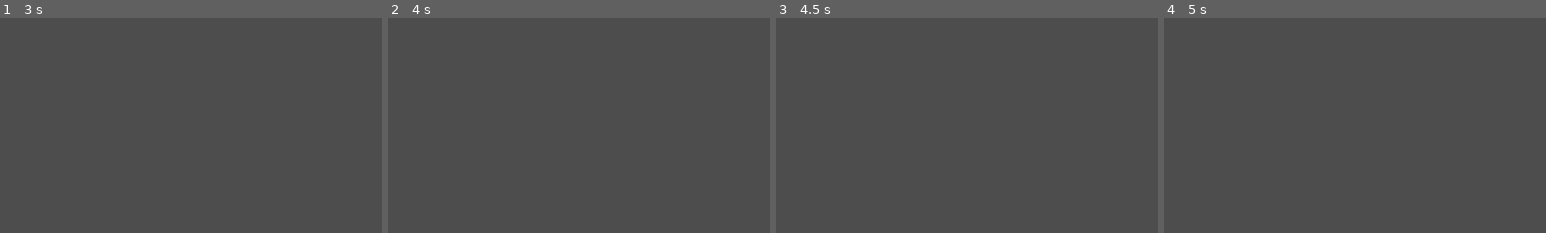
Above: before the commit, frames 1-4 (left to right).
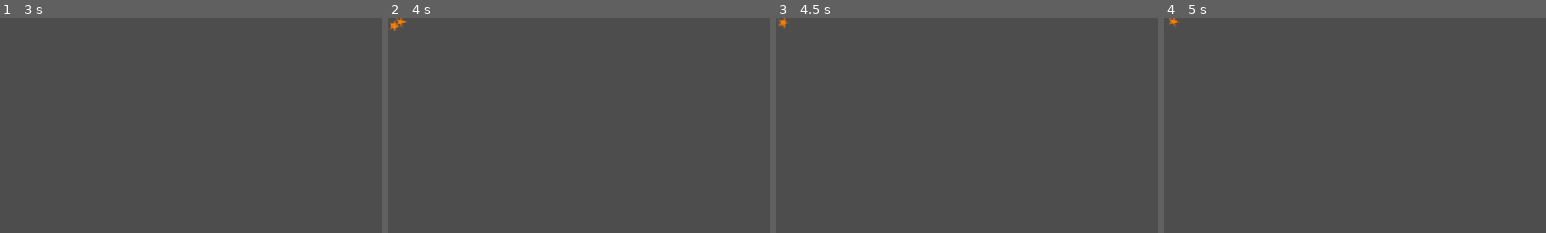
Above: after the commit, the same moments.

Repository: richiii999/ddd
Game: Godot game, scene res://Entity/Components/Effects/Burn.tscn
The game is run twice, just before and just after one commit, with the same random seed, the same clock (stepped at 60 frames per second) and the same inputs. This scene is started directly instead of the project's main scene.
Inputs (mouse positions are % of the whole screen's width and height, from its top left):
- Up to frame 1 (3 s): tap Enter at 0.5, 2 s; move the mouse to (72, 45) at 0.52 s; press the mouse at (72, 45) at 0.53 s; hold Right (right) 0.53-1.28 s; tap Space (space) at 0.8, 1.25, 1.35 s; move the mouse to (30, 55) at 1.27 s; release the mouse at (30, 55) at 1.28 s; hold Down (down) 1.28-2.03 s; click (30, 55) at 1.55 s; move the mouse to (60, 28) at 2.02 s; hold Right (right) 2.03-2.78 s; hold Space (space) 2.03-2.78 s; tap H (HPot) at 2.1 s; move the mouse to (45, 70) at 2.77 s; hold Up (up) from 2.78 s (still down); tap E (Interact) at 2.85 s
- Up to frame 2 (4 s): click (45, 70) at 3.05 s; tap Enter at 3.5 s; move the mouse to (80, 65) at 3.52 s; release Up (up) at 3.53 s; press the mouse at (80, 65) at 3.53 s; hold Left (left) from 3.53 s (still down); tap Space (space) at 3.8 s
- Up to frame 3 (4.5 s): keep holding Left (left); tap Space (space) at 4.25 s; move the mouse to (20, 35) at 4.27 s; release the mouse at (20, 35) at 4.28 s; tap Q (Loot) at 4.35 s
- Up to frame 4 (5 s): keep holding Left (left); click (20, 35) at 4.55 s
The pictures show only the part of the screen within x 0-50%, y 0-50%; the shares and areas given below are measured in that part.

Frame 1 is identical in both runs. In frame 2, 0.1% of the frame differs, in the area x 0-5%, y 0-7%; in frame 3, less than 0.1%; in frame 4, less than 0.1%.
Error before the commit: Cannot call method 'find_child' on a null value. (res://Entity/Components/effectBASE.gd:22)
Error after the commit: Cannot call method 'find_child' on a null value. (res://Entity/Components/effectBASE.gd:24)

Commit message:
fixed buffs/effects from duplicating

Diff:
--- a/Entity/Components/Effects/Burn.tscn
+++ b/Entity/Components/Effects/Burn.tscn
@@ -25,4 +25,3 @@
 
 [node name="Timer" type="Timer" parent="." unique_id=1739488805]
 wait_time = 3.0
-autostart = true
--- a/Entity/Components/effectBASE.gd
+++ b/Entity/Components/effectBASE.gd
@@ -11,13 +11,15 @@
 @export var strength : int = 1          # Effects of a higher strength override lower strengths (& adds time)
 @export var length   : float = 4.00     # How long does the effect last?
 @export var element  : String = ""      # Element
-@export var field    : bool = false     # Is this a field effect? (Timer starts when leave field)
+@export var field    : Node = null     # Reference to the field node
 
 func _ready(): ## Setup the timer, send a status text, particles (if any), and apply any initial effect
 	$Timer.timeout.connect(Destruct.bind(false,true)) # timeout -> Destruct(false, true). This works for field effects too
 
 	## NOTE: Currently unimplemented
-	#if (field): $Timer.stop() # effect timer is autostart, field timers however start on destructor call
+	if (field):
+		$Timer.stop() # effect timer is autostart, field timers however start on destructor call
+		print(efname + " field effect added, timer stopped. Timer time_left: " + str($Timer.time_left))
 
 	if(entity.find_child("Status")): entity.find_child("Status").addStatusText(efname, color)
 
@@ -29,14 +31,16 @@
 
 	InitialEffect()
 
-func Destruct(skipEndEffect : bool = false, Timeout : bool = false) -> void: ## NOT "_exit_tree()" because this has a param & reparents itself before freeing
+func Destruct(skipEndEffect : bool = false, Timeout : bool = false) -> void: ## NOT "_exit_tree()" because this has a param & reparents itself before freeing\
+	print(efname + " Destruct called | field: " + str(field) + " | Timeout: " + str(Timeout) + " | time_left: " + str($Timer.time_left))
 	if !is_inside_tree(): queue_free(); return # free effect if it isnt even in the tree (e.g. effects stored in fields) # BUG: stored effects are being added to tree
 
 	## NOTE: Currently unimplemented
-	#if (field && length && !Timeout): $Timer.start(length); return # removing field effects first starts timer, only on timeout -> free
-
+	if(is_instance_valid(field) && !Timeout): # removing field effects first starts timer, only on timeout -> free
+		$Timer.start(length)
+		field = null
+		return
 	if !skipEndEffect: EndEffect()
-
 	Tools.ParticlePassOff(self) # Safely reparent particles to let them expire
 
 ## OVERRIDE FUNCS: Inherited effects will override these and supply the functions they wish to perform
--- a/Entity/Components/effectComponentSystem.gd
+++ b/Entity/Components/effectComponentSystem.gd
@@ -50,10 +50,18 @@
 	if !E: return # null case
 
 	# TODO: <if timer, tier, etc. smart logic apply effects and manage timers>
+	#check to see if theres already an existing type of an effect on the player/mob
+	for existing in get_children():
+		if existing.get_script() == E.get_script():
+			#reset the timer for the effect, since they are the same
+			if is_instance_valid(existing.field): return #field effect still active, do nothing
+			existing.get_child(0).start(existing.length)
+			print("Refreshed timer for: " + existing.efname)
+			#discard our new instance, since we dont need it
+			E.queue_free()
+			return
 
-	if E in get_children(): print("Prevented duplicate effect: " + E.efname); return # After other filters since E to be added can be different from a prior E from the same source
-
-	# else: passes all filters ^^, therefore the effect is new, so add it (which calls the effects ready since this is the first time entering the tree)
+	# else: passes all filters ^^, therefore the effect is new, so add it (which calls the effects ready since this is the first time entering the tree), add a fresh effect
 	add_child(E); print("Added " + E.efname + " (" + str(E.length) + "s)")
 	E.get_child(0).start(E.length) # DEBUG: Start the timer with the effect's length. This shouldnt be needed, but otherwise the timer has 0 seconds and doesnt timeout
 
--- a/Entity/ENTITY.gd
+++ b/Entity/ENTITY.gd
@@ -99,7 +99,7 @@
 
 	Manager.add_child(P) # Reparent projectile to the world
 	P.global_position = global_position # Have to do this from here, not from p.Spawn()
-	if F: FE.field = true; F.effect = FE; F.color = FE.color; F.source = self # Set field & effects (if any)
+	if F: FE.field = F; F.effect = FE; F.color = FE.color; F.source = self # Set field & effects (if any)
 	if E: P.effect = E # Set effect (if any)
 
 func ShootSmart(input : int): ShootProj(input, targetEntity.global_position + targetEntity.velocity * 20) ## Shoots at where targetEntity will be, instead of where it is now
